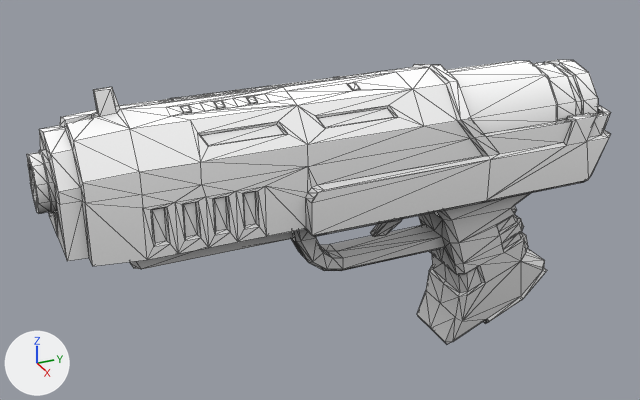
The glTF model assets/models/Gun.glb: old version first, new version second.
The view is the same before and after, from a 50 mm camera at (1.296, -0.912, 0.73) aimed at (-0.029, -0.315, 0.068). Lighting does not change. The marker at lower left points along +X, +Y and +Z. Mesh edges are drawn as thin lines. Vertices at the same position are counted once.

Objects in the first picture: 'Gun'.
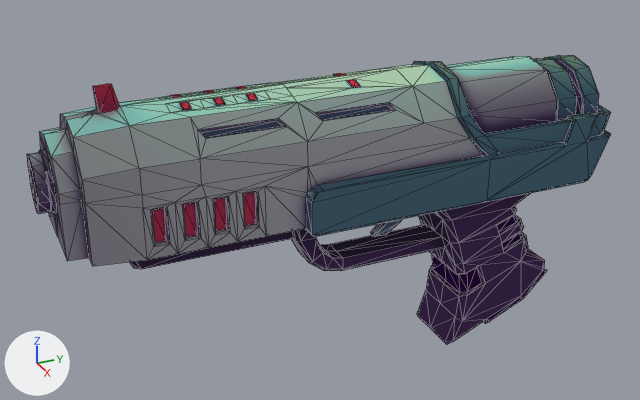
Pixel boxes (x1, y1, x2, y2) of what changed, in the pictures (640 x 400 px; the box of a moved part takes in the faces that stretch with it):
'Gun', surface changed, reshaped
    before: (27, 60, 611, 344)
    after: (27, 55, 611, 344)
part 1 of me_gun, moved or reshaped
    before: (198, 105, 423, 162)
    after: (198, 102, 423, 159)
part 2 of me_gun, moved or reshaped
    before: (61, 64, 485, 203)
    after: (61, 61, 485, 203)
part 3 of me_gun, moved or reshaped
    before: (447, 60, 598, 133)
    after: (445, 55, 599, 133)

Edits to the bpy script that builds the scene:
```text
Add img_gun:
    img_gun = load_image('Gun', '_unpacked/Gun', 512, 512, 'sRGB')
Change mat_gun_ao:
    where n5 = _N.new('ShaderNodeTexImage'); n5.name = 'Image Texture'
    n5.image: img_ao_gun -> img_gun
Change me_gun:
    used by ob_gun; location = (0.0, 0.0, 0.0)
    remove me_gun.from_pydata(...)  # 857 vertices, 1714 faces; spans x -0.112..0.112, y -0.802..0.243, z -0.253..0.331
    add me_gun.from_pydata(...)  # 857 vertices, 1714 faces; spans x -0.112..0.112, y -0.802..0.243, z -0.253..0.336
    me_gun part 1: all 8 vertices in x 0.08..0.085, y -0.552..-0.226, z 0.247..0.248 are moved by (-0.007, 0.0, 0.01)
    me_gun part 2: 157 of the vertices in x -0.103..0.103, y -0.743..-0.096, z 0.226..0.331 are moved by (0.0, 0.0, 0.005)
    me_gun part 3: all 50 vertices in x -0.087..0.087, y -0.096..0.2, z 0.221..0.284 are moved by (0.0, 0.0, 0.009)
```
